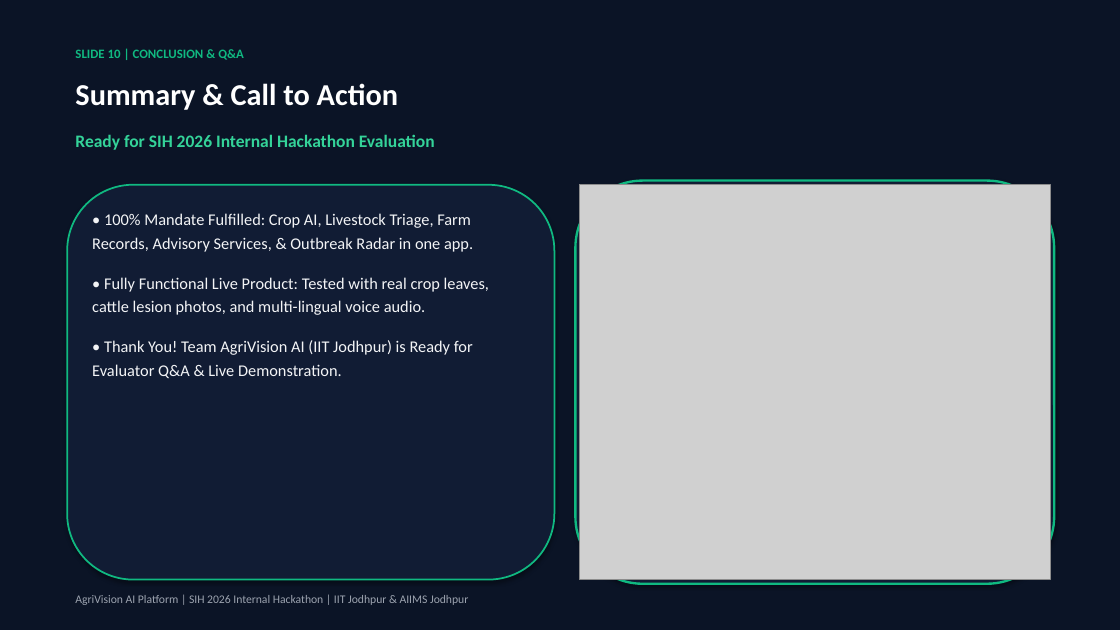
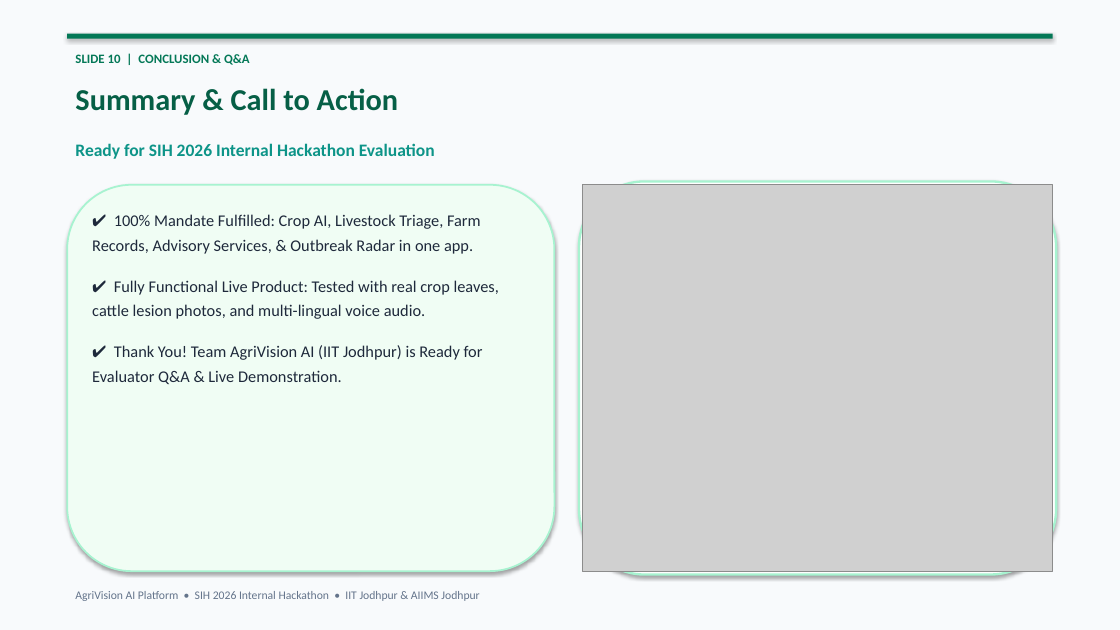
Before and after one commit to maheshiv15/SIH_INTERNAL2026, a slide deck: slide 10 of AgriVision_AI_SIH2026_Presentation.pptx. Drawn at 1120x630 pixels with LibreOffice and Linux fonts; fonts in the diff are those of the drawing; grey boxes stand for pictures. Boxes give left, top, right and bottom in pixels: in the first picture for what was removed or moved away, otherwise in the second. Text is boxed around its words. In the diff, an @@ line names an element or a change of style, - is before the commit and + after.

Commit message:
Update PowerPoint presentation deck to light, beautiful aesthetic design

```diff
--- a/AgriVision_AI_SIH2026_Presentation.pptx
+++ b/AgriVision_AI_SIH2026_Presentation.pptx
@@ rectangle at box(0, 0, 1120, 630): fill #0B1426 to #F8FAFC @@
@@ text "SLIDE 10 | CONCLUSION & ..." at box(75, 54, 250, 65): text colour #10B981 to #047857 @@
@@ rectangle added at box(67, 34, 1053, 39), fill #047857 @@
@@ text "Summary & Call to Action" at box(75, 88, 398, 115): text colour #FFFFFF to #065F46 @@
@@ text "Ready for SIH 2026 Internal ...": place and size @@
-text "Ready for SIH 2026 Internal ..." at box(75, 134, 435, 150)
+text "Ready for SIH 2026 Internal ..." at box(75, 143, 435, 159)
@@ text "Ready for SIH 2026 Internal ..." at box(75, 143, 435, 159): text colour #34D399 to #0D9488 @@
@@ rounded rectangle: place and size @@
-rounded rectangle at box(67, 185, 555, 580)
+rounded rectangle at box(67, 185, 555, 571)
@@ rounded rectangle at box(67, 185, 555, 571): fill #111C34 to #F0FDF4; outline #10B981 1.5 pt to #A7F3D0 1.5 pt @@
@@ rounded rectangle: place and size @@
-rounded rectangle at box(576, 181, 1054, 584)
+rounded rectangle at box(579, 181, 1056, 575)
@@ rounded rectangle at box(579, 181, 1056, 575): fill #111C34 to #FFFFFF; outline #10B981 2 pt to #A7F3D0 2 pt @@
@@ picture: place and size @@
-picture at box(580, 185, 1050, 580)
+picture at box(582, 185, 1053, 571)
@@ text at box(92, 214, 499, 384): text changed; text colour #F3F4F6 to #1E293B @@
-• 100% Mandate Fulfilled: Crop AI, Livestock Triage, Farm Records, Advisory Services, & Outbreak Radar in one app.
-• Fully Functional Live Product: Tested with real crop leaves, cattle lesion photos, and multi-lingual voice audio.
-• Thank You! Team AgriVision AI (IIT Jodhpur) is Ready for Evaluator Q&A & Live Demonstration.
+✔ 100% Mandate Fulfilled: Crop AI, Livestock Triage, Farm Records, Advisory Services, & Outbreak Radar in one app.
+✔ Fully Functional Live Product: Tested with real crop leaves, cattle lesion photos, and multi-lingual voice audio.
+✔ Thank You! Team AgriVision AI (IIT Jodhpur) is Ready for Evaluator Q&A & Live Demonstration.
@@ text at box(75, 591, 479, 601): text changed; text colour #9CA3AF to #64748B @@
-AgriVision AI Platform | SIH 2026 Internal Hackathon | IIT Jodhpur & AIIMS Jodhpur
+AgriVision AI Platform • SIH 2026 Internal Hackathon • IIT Jodhpur & AIIMS Jodhpur
```
Also in this commit, not shown: 9 other slides changed, 1 other file.
